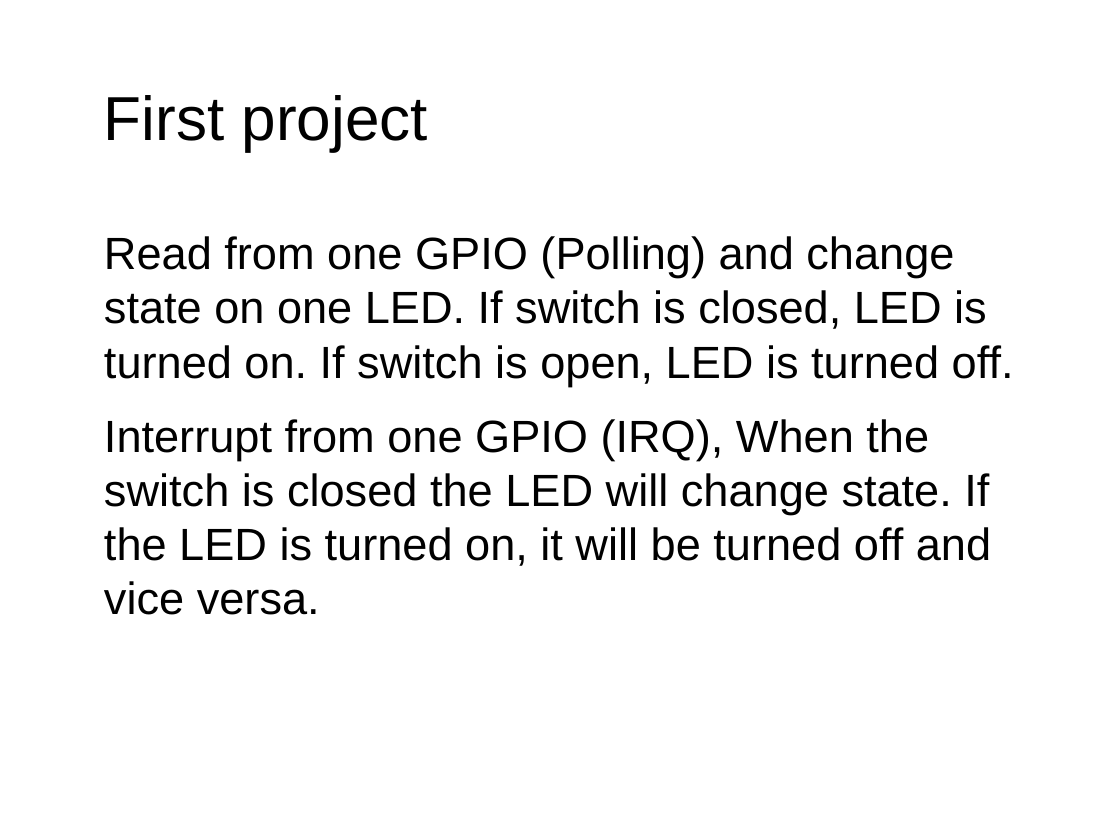
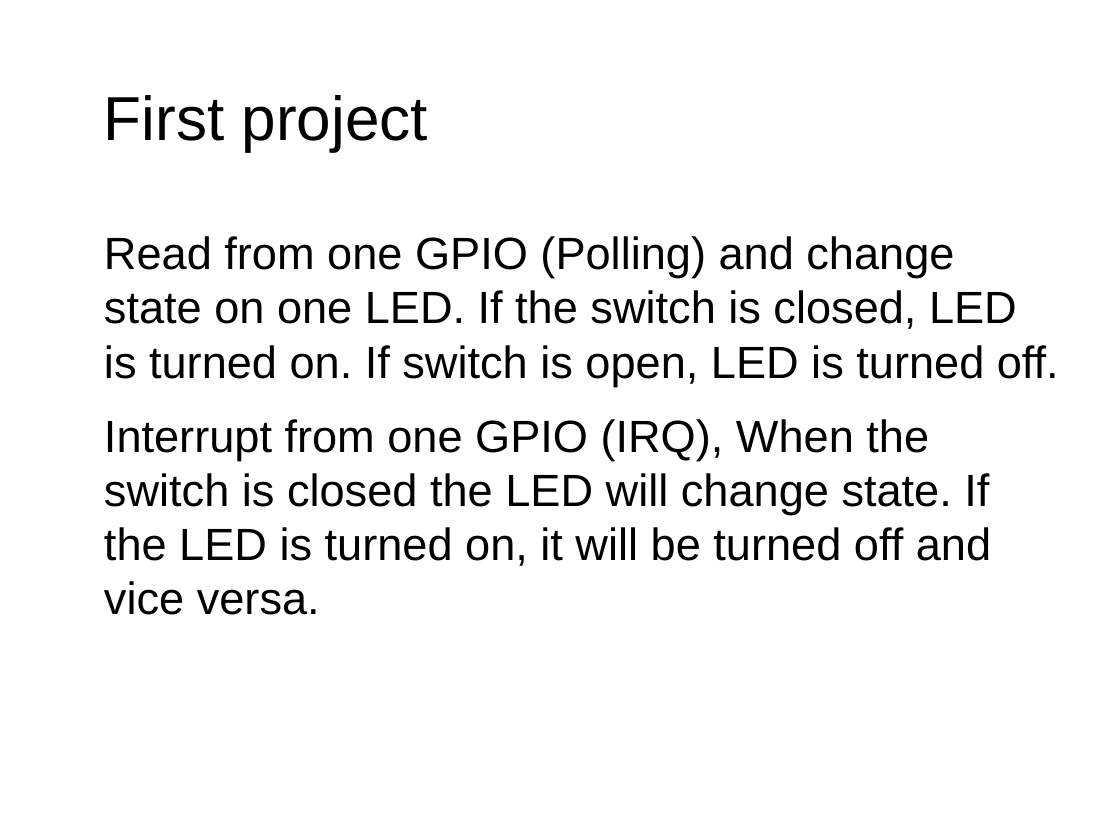
Before and after one commit to exclude-stm32course/Project-1, a slide deck: slide 16 of Docs/lecture.odp (slide 15 before the commit). Drawn at 1120x840 pixels with LibreOffice and Linux fonts; fonts in the diff are those of the drawing; background and template pictures are left out. Boxes give left, top, right and bottom in pixels: in the first picture for what was removed or moved away, otherwise in the second. Text is boxed around its words. In the diff, an @@ line names an element or a change of style, - is before the commit and + after.

```diff
--- a/Docs/lecture.odp
+++ b/Docs/lecture.odp
@@ text at <box>104,236,1059,386</box>: text changed @@
-● Read from one GPIO (Polling) and change state on one LED. If switch is closed, LED is turned on. If switch is open, LED is turned off.
+● Read from one GPIO (Polling) and change state on one LED. If the switch is closed, LED is turned on. If switch is open, LED is turned off.
```
Also in this commit, not shown: 9 other slides changed, 1 slide added, 26 other files.
